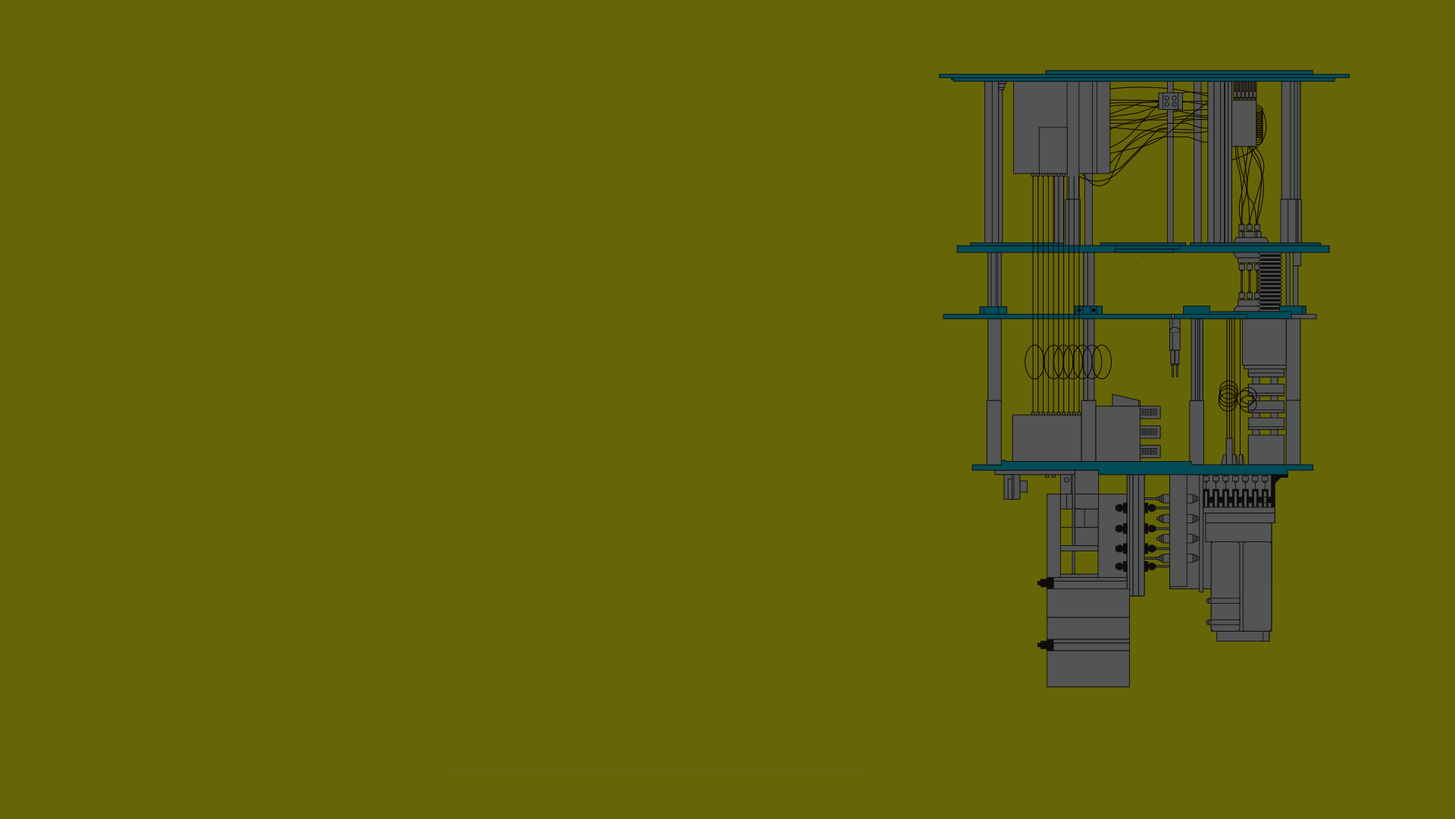
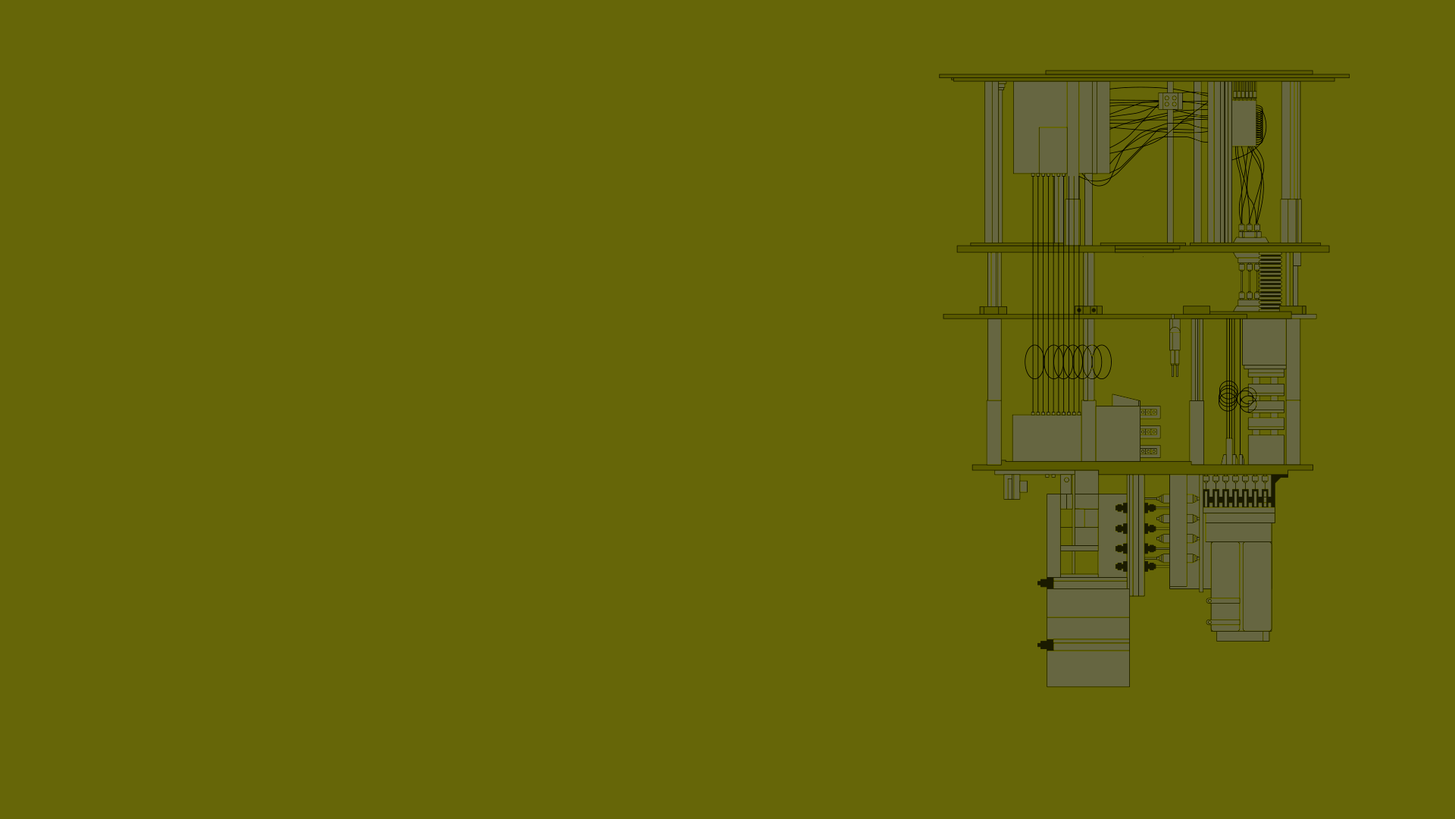
Layered file, before and after one edit (w=1455, h=819). Changes by layer:
painted on "Layer 1" over [448, 69, 1351, 774]
